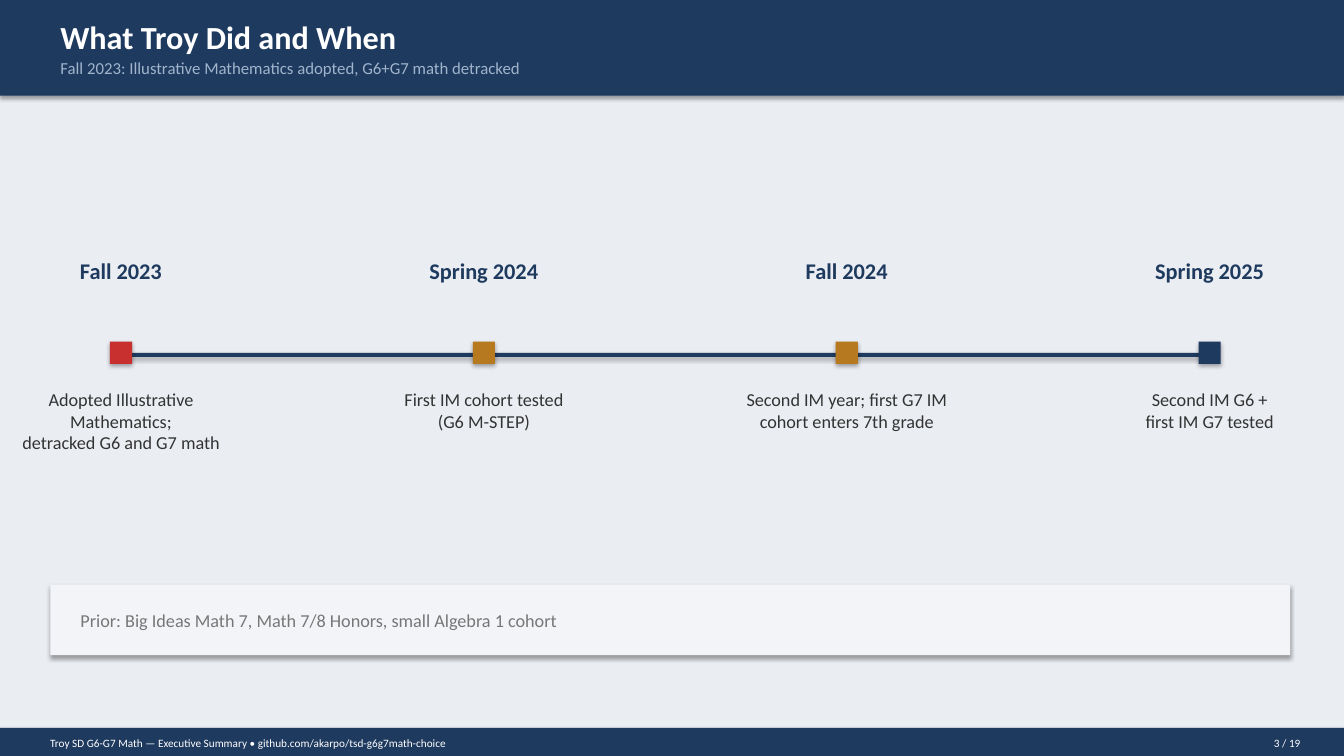
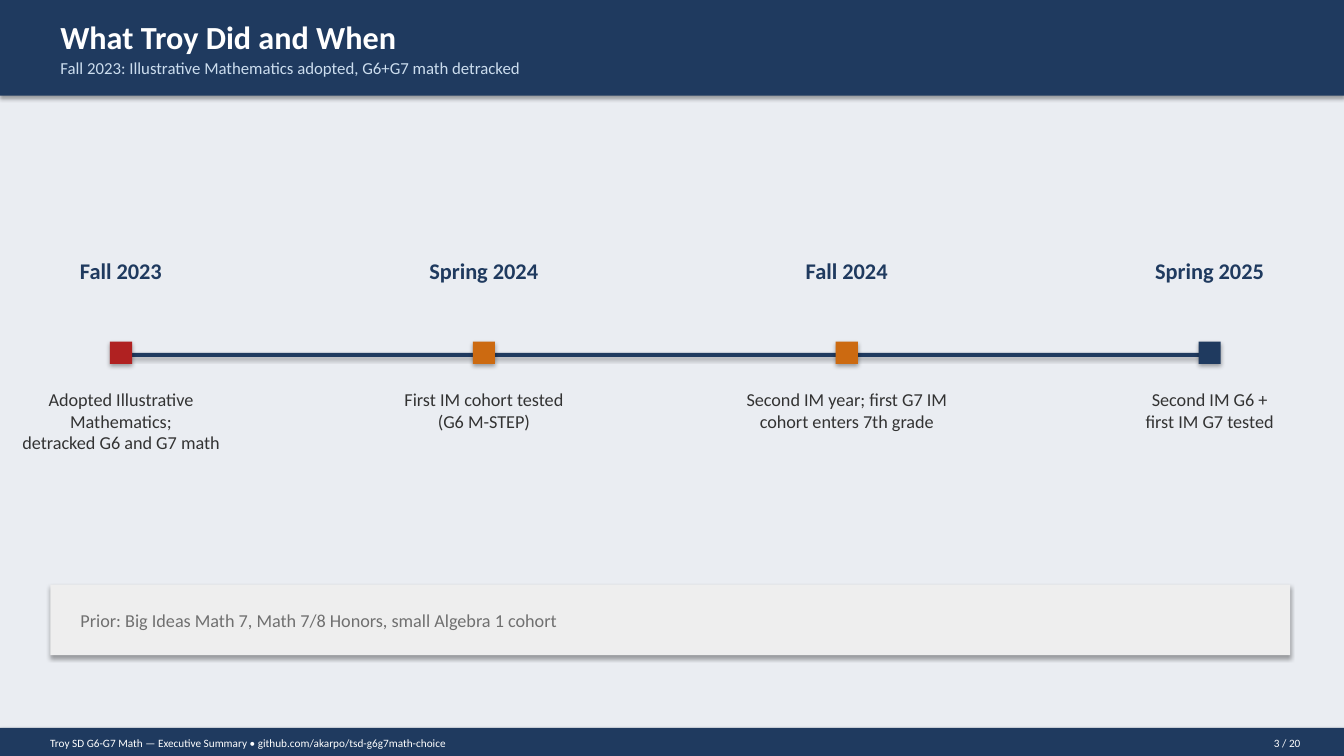
Before and after one commit to akarpo/tsd-g6g7math-choice, a slide deck: slide 3 of deck/Troy_G6G7_Math_Executive_Summary.pptx. Drawn at 1344x756 pixels with LibreOffice and Linux fonts; fonts in the diff are those of the drawing. Boxes give left, top, right and bottom in pixels: in the first picture for what was removed or moved away, otherwise in the second. Text is boxed around its words. In the diff, an @@ line names an element or a change of style, - is before the commit and + after.

```diff
--- a/deck/Troy_G6G7_Math_Executive_Summary.pptx
+++ b/deck/Troy_G6G7_Math_Executive_Summary.pptx
@@ text "Fall 2023: Illustrative Mathematics adopted, ..." at box(60, 62, 520, 77): text colour #A0B4CC to #CCDDEE @@
@@ rectangle at box(110, 342, 132, 364): fill #C8302F to #B02121 @@
@@ rectangle at box(473, 342, 495, 364): fill #B7791F to #CC6A11 @@
@@ rectangle at box(836, 342, 858, 364): fill #B7791F to #CC6A11 @@
@@ text at box(1274, 739, 1300, 747): text changed @@
-3 / 19
+3 / 20
```
Also in this commit, not shown: 18 other slides changed, 1 slide added, 37 other files.
